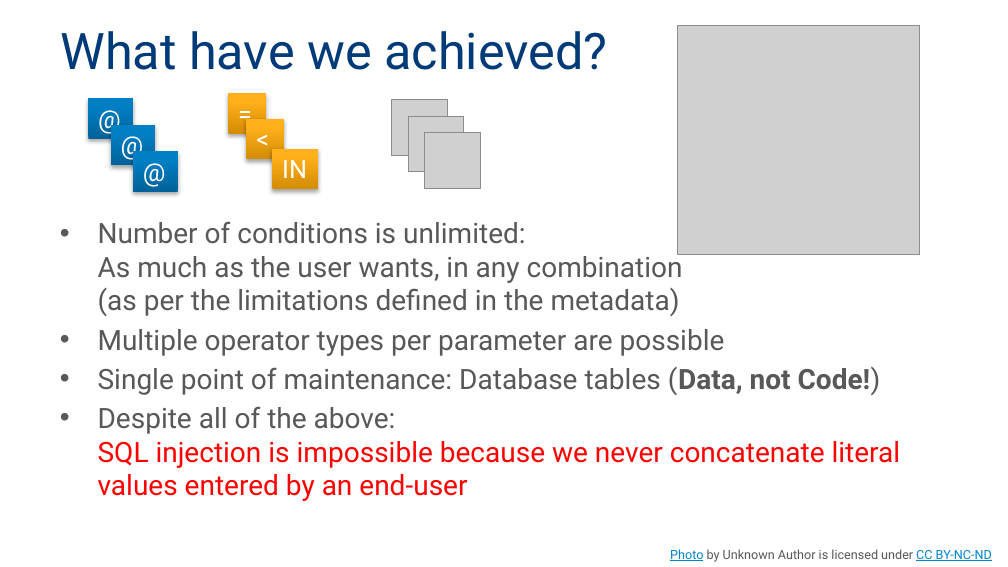
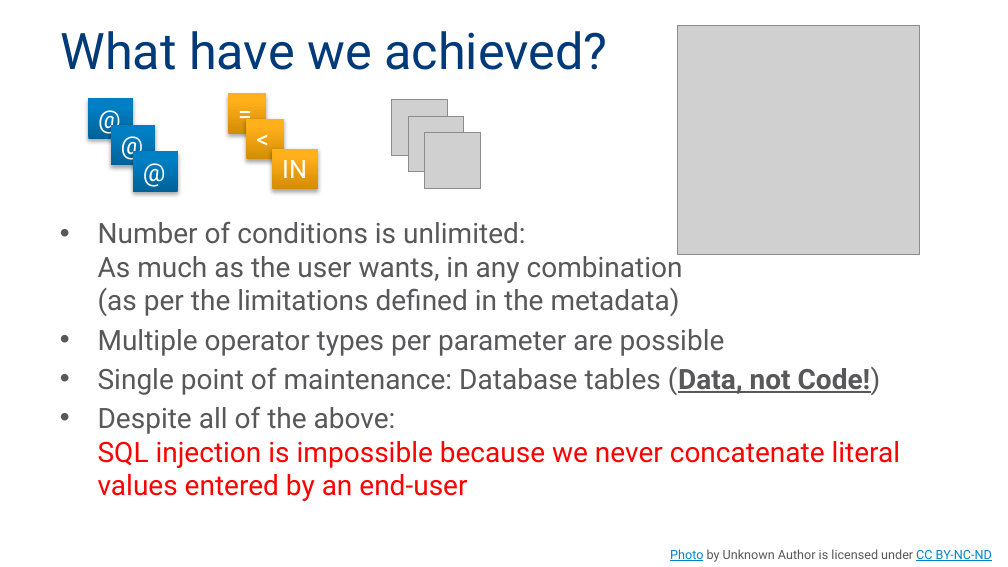
Before and after one commit to MadeiraData/DynamicFilters, a slide deck: slide 22 of DynamicFilters_Presentation_Eng.pptx. Drawn at 1008x567 pixels with LibreOffice and Linux fonts; fonts in the diff are those of the drawing; grey boxes stand for pictures; background and template pictures are left out. Boxes give left, top, right and bottom in pixels: in the first picture for what was removed or moved away, otherwise in the second. Text is boxed around its words. In the diff, an @@ line names an element or a change of style, - is before the commit and + after.

```diff
--- a/DynamicFilters_Presentation_Eng.pptx
+++ b/DynamicFilters_Presentation_Eng.pptx
@@ text at [98,367,881,395]: underline on in "(Data, not Code!)" @@
```
Also in this commit, not shown: 1 other slide changed.
